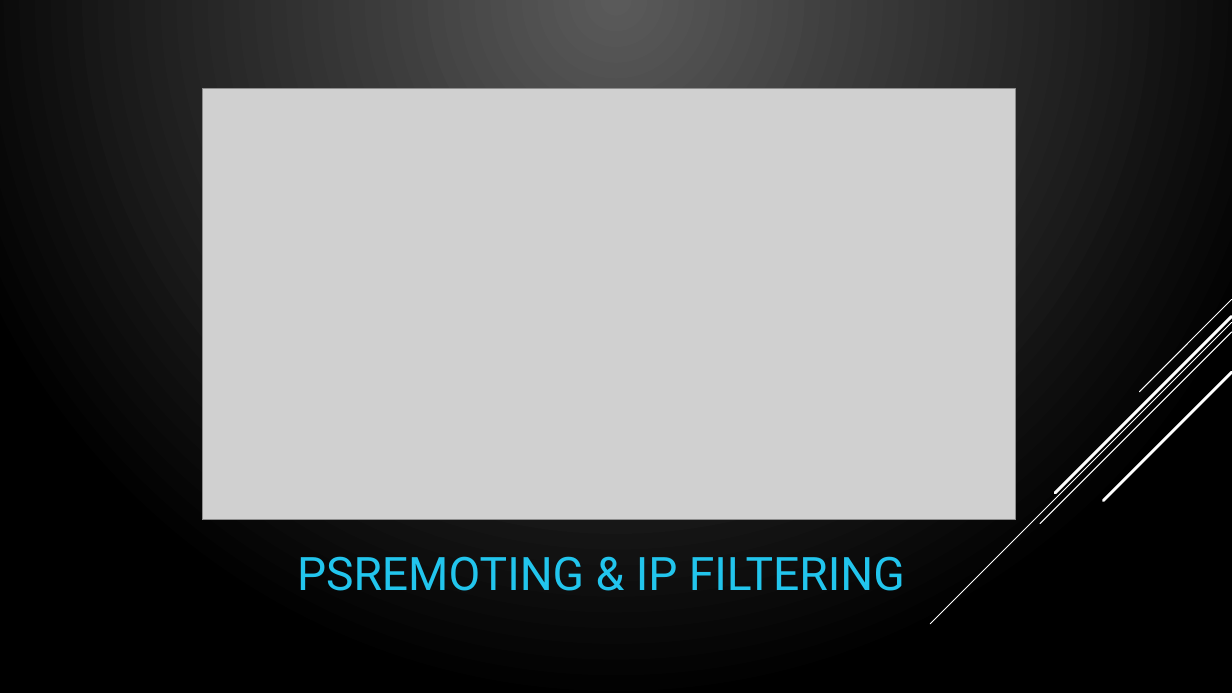
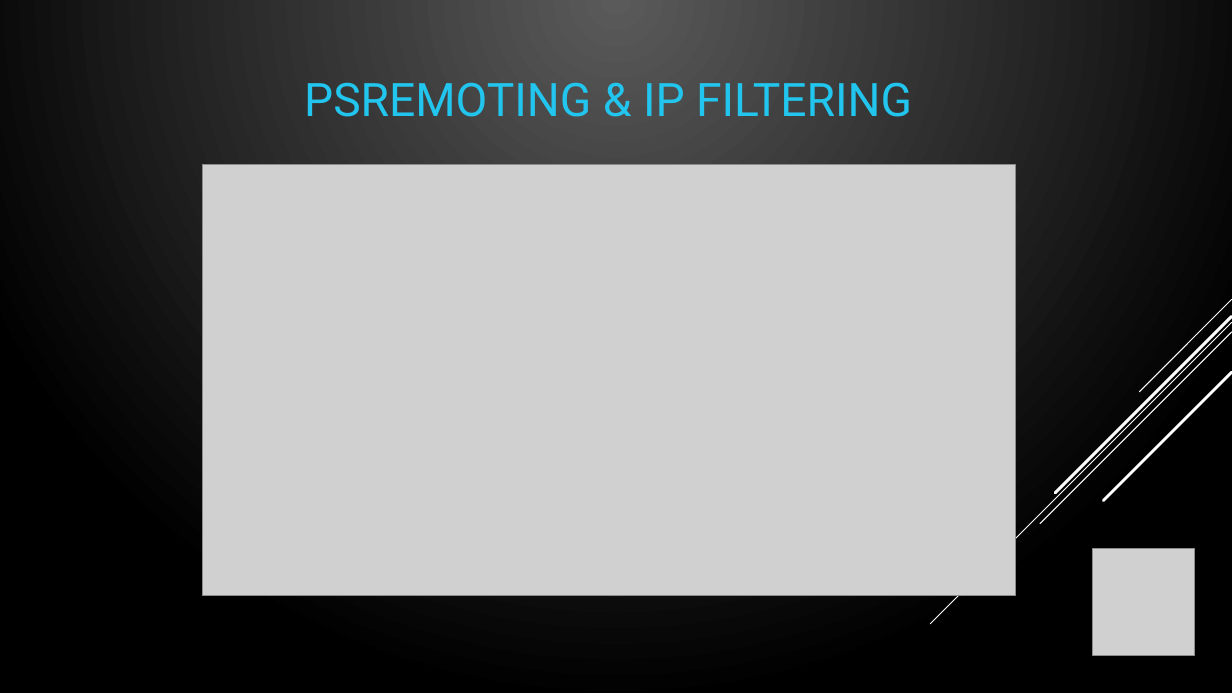
Before and after one commit to compwiz32/Presentations, a slide deck: slide 24 of 2019-08 PowerShell Chattanooga/PSRemoting - From 0 to Lockdown.pptx (slide 23 before the commit). Drawn at 1232x693 pixels with LibreOffice and Linux fonts; fonts in the diff are those of the drawing; grey boxes stand for pictures. Boxes give left, top, right and bottom in pixels: in the first picture for what was removed or moved away, otherwise in the second. Text is boxed around its words. In the diff, an @@ line names an element or a change of style, - is before the commit and + after.

```diff
--- a/2019-08 PowerShell Chattanooga/PSRemoting - From 0 to Lockdown.pptx
+++ b/2019-08 PowerShell Chattanooga/PSRemoting - From 0 to Lockdown.pptx
@@ title "PSREMOTING & IP FILTERING": place and size @@
-title "PSREMOTING & IP FILTERING" at [297, 556, 905, 591]
+title "PSREMOTING & IP FILTERING" at [304, 82, 912, 117]
@@ picture: place and size @@
-picture at [202, 89, 1016, 520]
+picture at [202, 165, 1016, 596]
@@ picture added at [1092, 549, 1195, 656] @@
```
Also in this commit, not shown: 40 other slides changed, 3 slides added, 1 slide removed.
